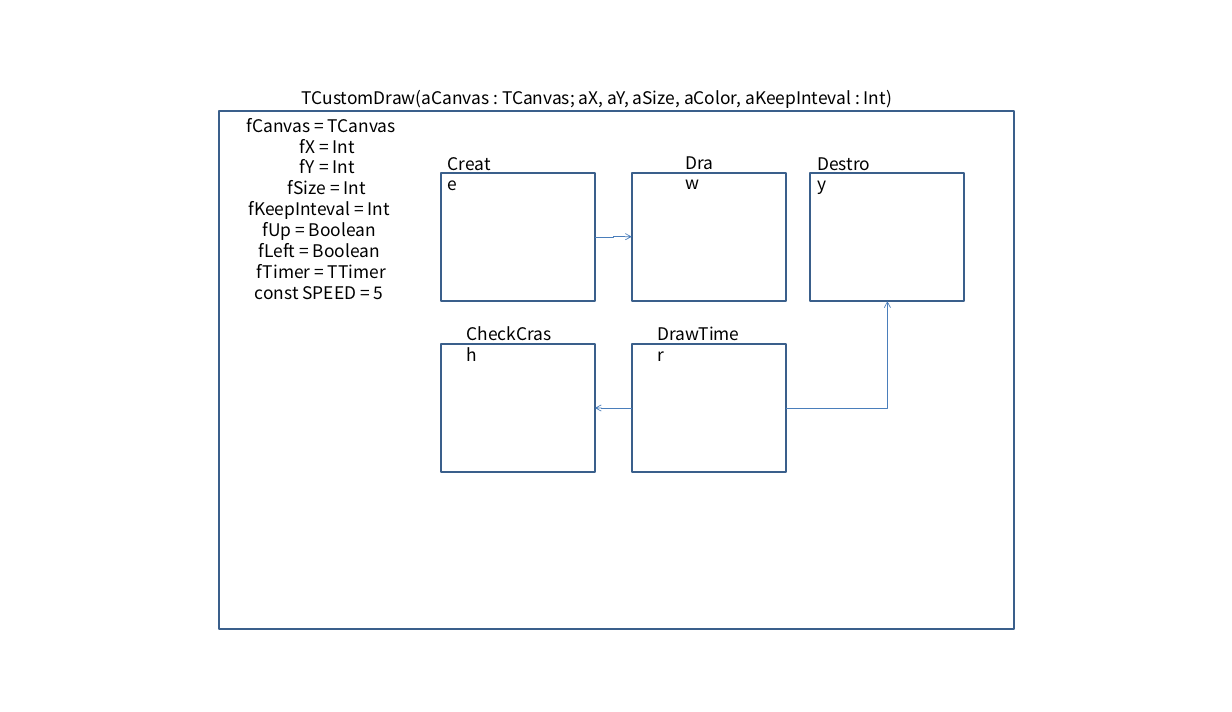
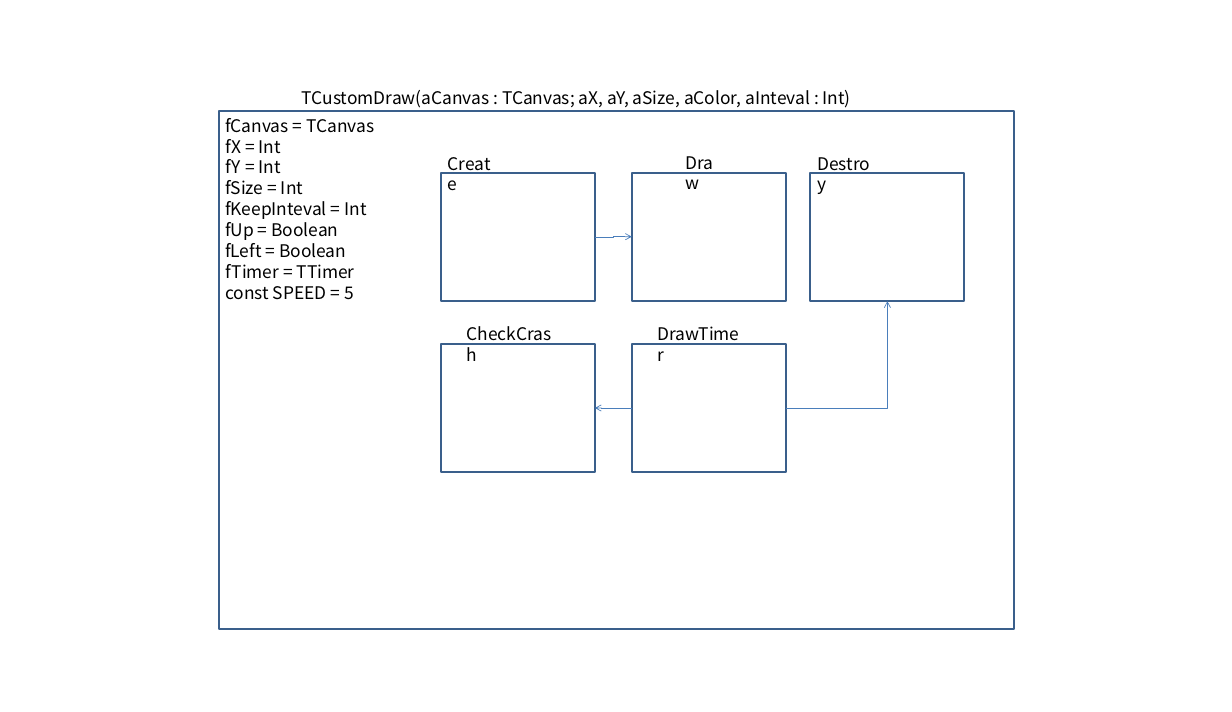
Before and after one commit to hyejoonjung/StudyDelphi, a slide deck: slide 1 of 0208DrawAndMoving_Design3/DrawAndMoving_Design3.pptx. Drawn at 1232x712 pixels with LibreOffice and Linux fonts; fonts in the diff are those of the drawing. Boxes give left, top, right and bottom in pixels: in the first picture for what was removed or moved away, otherwise in the second. Text is boxed around its words. In the diff, an @@ line names an element or a change of style, - is before the commit and + after.

```diff
--- a/0208DrawAndMoving_Design3/DrawAndMoving_Design3.pptx
+++ b/0208DrawAndMoving_Design3/DrawAndMoving_Design3.pptx
@@ text "fCanvas = TCanvas" at bbox=[225, 118, 374, 300]: alignment centre to left @@
@@ text at bbox=[302, 90, 851, 108]: text changed @@
-TCustomDraw(aCanvas : TCanvas; aX, aY, aSize, aColor, aKeepInteval : Int)
+TCustomDraw(aCanvas : TCanvas; aX, aY, aSize, aColor, aInteval : Int)
```
Also in this commit, not shown: 1 other slide changed, 47 other files.
